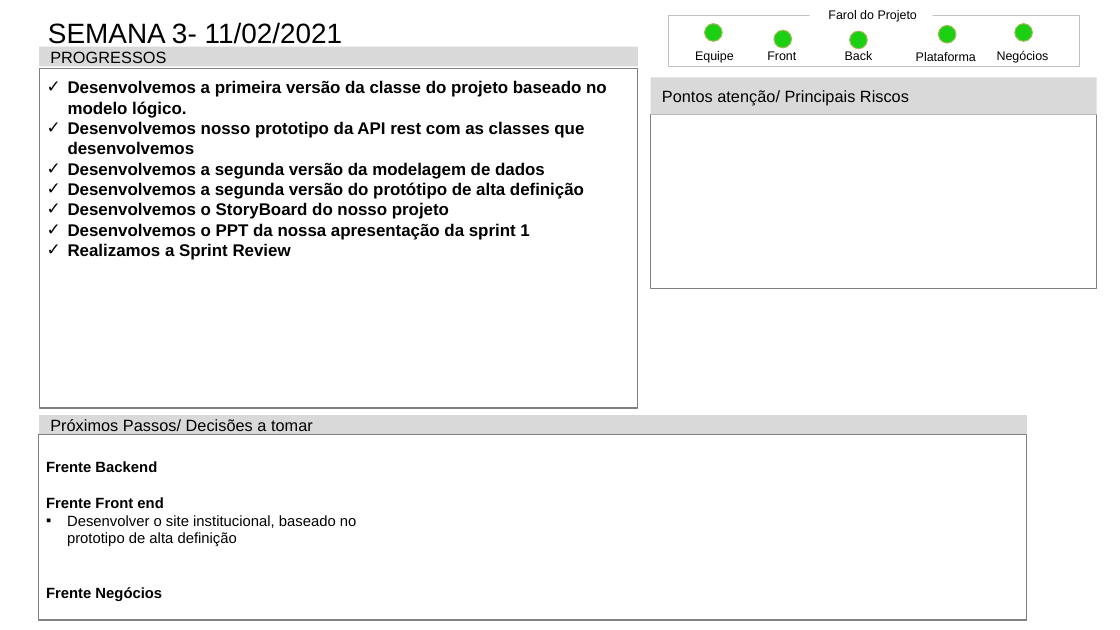
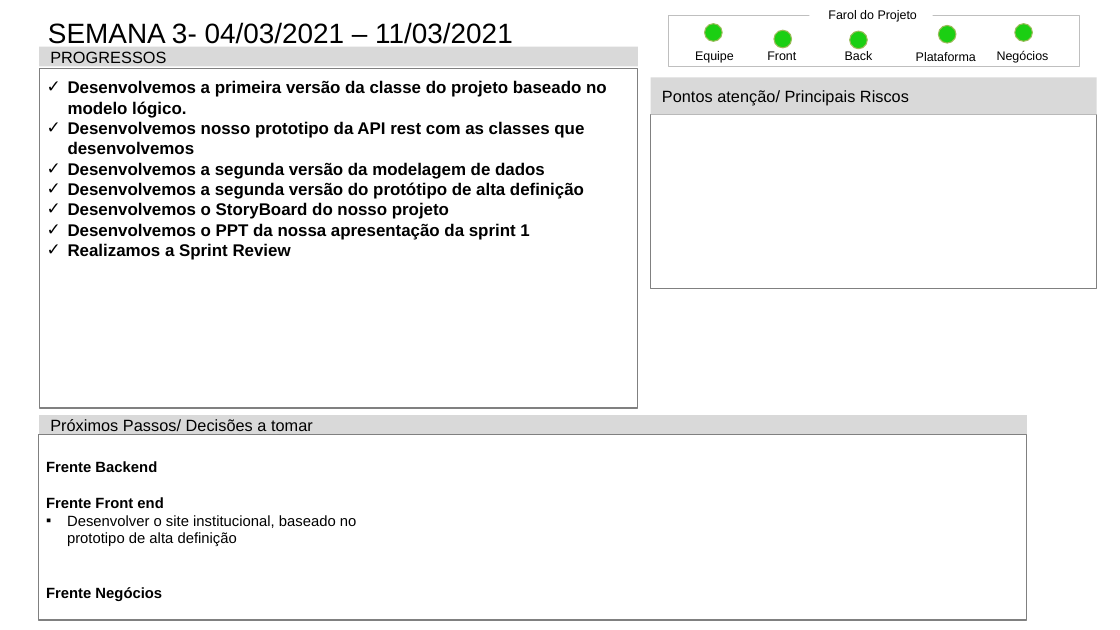
Before and after one commit to mileneoliveira/grupo04-react-web, a slide deck: slide 5 of Documentação/Status_Report/Mod_Status_Report-PI20202.pptx. Drawn at 1120x630 pixels with LibreOffice and Linux fonts; fonts in the diff are those of the drawing. Boxes give left, top, right and bottom in pixels: in the first picture for what was removed or moved away, otherwise in the second. Text is boxed around its words. In the diff, an @@ line names an element or a change of style, - is before the commit and + after.

```diff
--- a/Documentação/Status_Report/Mod_Status_Report-PI20202.pptx
+++ b/Documentação/Status_Report/Mod_Status_Report-PI20202.pptx
@@ title at (x1=48, y1=22, x2=513, y2=44): text changed @@
-SEMANA 3- 11/02/2021
+SEMANA 3- 04/03/2021 – 11/03/2021
```
Also in this commit, not shown: 1 slide added, 2 other files.
